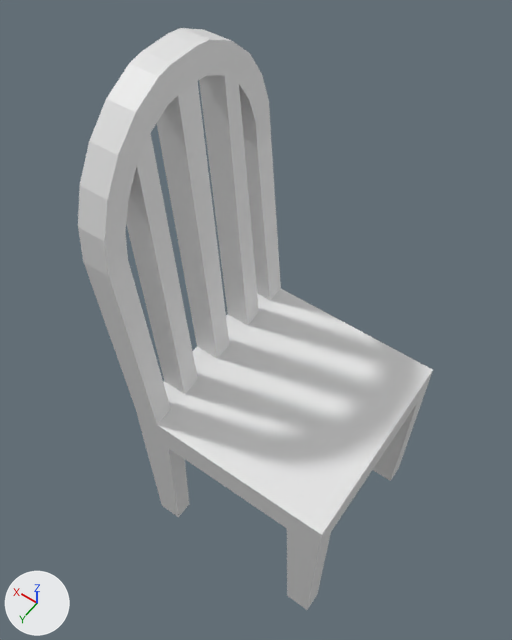
The Blender file Assets/Models/chair.blend, before and after one commit.
Rendered twice from a 50 mm camera at (-0.648, 1.246, 2.348) aimed at (0.259, -0.023, 0.353). Every picture has the same lights, and +X, +Y and +Z are marked at lower left.
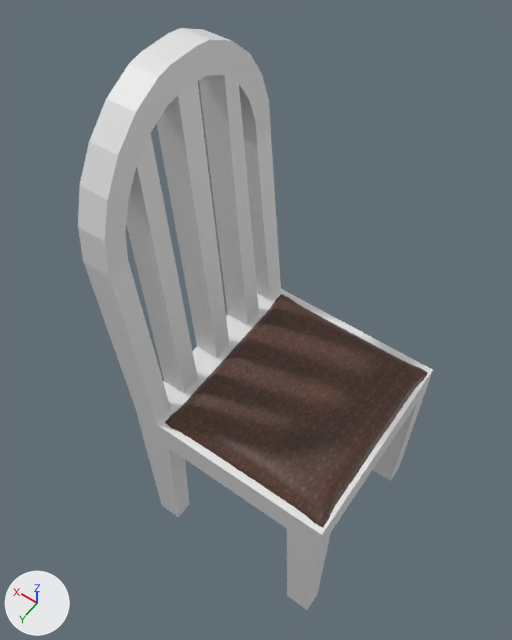
Changed parts and their boxes [x1, y1, x2, y2] in the pictures (512 x 640 px):
'Plane', added (brown)
    after: [165, 294, 428, 528]

What changed in the scene script:
```text
Add img_chaircusiontexture_jpg:
    img_chaircusiontexture_jpg = load_image('chairCusionTexture.jpg', '../Textures/chairCusionTexture.jpg', 236, 236, 'sRGB')
Add mat_material_001:
    mat_material_001 = principled_material('Material.001')
    mat_material_001.texture = img_chaircusiontexture_jpg
Add me_plane:
    me_plane.from_pydata(...)  # 2172 vertices, 2170 faces; spans x -0.97..0.79, y -0.98..0.98, z -0.07..0.2
    me_plane.polygons.foreach_set('use_smooth', [True] * 2170)
    me_plane.materials.append(mat_material_001)  # picture img_chaircusiontexture_jpg
Add ob_plane:
    ob_plane = bpy.data.objects.new('Plane', me_plane)
    ob_plane.location = (0.078, 0.0, 0.042)
    ob_plane.scale = (0.392, 0.392, 0.392)
```
